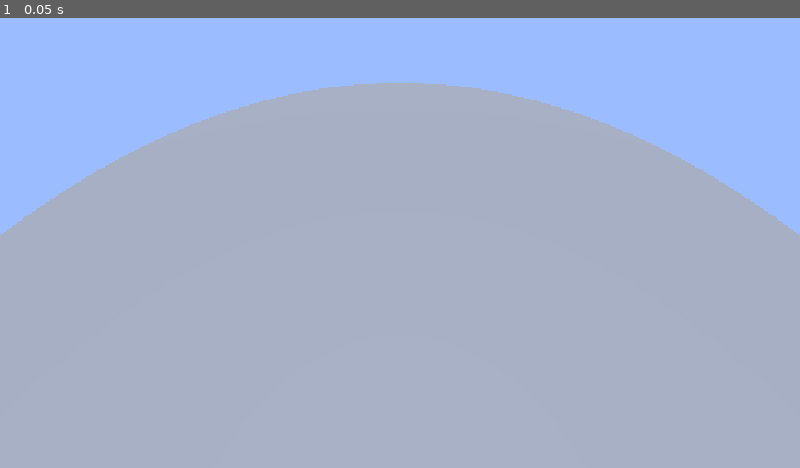
Above: before the commit, frame 1.
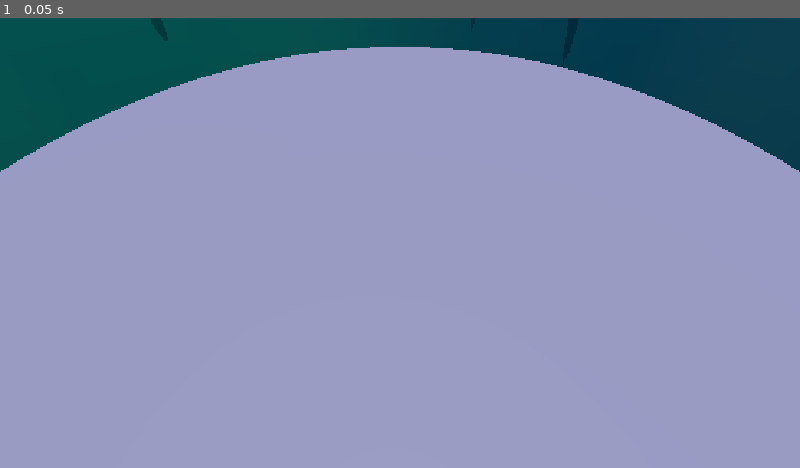
Above: after the commit, the same moment.

Repository: JZxAkuma/Game-Prototype-3
Game: Godot game, scene res://DO NOT TOUCH/Scene/minigames/sumo_scene.tscn
The game is run twice, just before and just after one commit, with the same random seed, the same clock (stepped at 60 frames per second) and the same inputs. This scene is started directly instead of the project's main scene.
Inputs:
- Up to frame 1 (0.05 s): no input

The runs differ from the first frame. In frame 1, 26% of the frame differs, in the area x 0-100%, y 0-49%.
Error in both runs: Invalid access to property or key 'mini_game_name' on a base object of type 'Nil'. (res://DO)

Commit message:
Added some basic decos to sumo
Sky, mountains

Diff:
--- /dev/null
+++ b/DO NOT TOUCH/Environmental Assets/Mountains/distant_mountains.tscn
@@ -0,0 +1,16 @@
+[gd_scene format=3 uid="uid://cxxi2ufdru7t5"]
+
+[ext_resource type="PackedScene" uid="uid://bn7eaco5lopb5" path="res://DO NOT TOUCH/Environmental Assets/Mountains/DistantMountains.fbx" id="1_c07u7"]
+[ext_resource type="Texture2D" uid="uid://dlsludhhqej2r" path="res://DO NOT TOUCH/Environmental Assets/Mountains/DistantMountains_standardSurface1_BaseColor.png" id="2_xhh5f"]
+
+[sub_resource type="StandardMaterial3D" id="StandardMaterial3D_g11rf"]
+transparency = 2
+alpha_scissor_threshold = 0.5
+alpha_antialiasing_mode = 0
+albedo_texture = ExtResource("2_xhh5f")
+
+[node name="DistantMountains" unique_id=211699623 instance=ExtResource("1_c07u7")]
+
+[node name="pCylinder1" parent="." index="0" unique_id=102367757]
+transform = Transform3D(100, 0, 0, 0, 23.205, 0, 0, 0, 100, 0, 0, 0)
+surface_material_override/0 = SubResource("StandardMaterial3D_g11rf")
--- /dev/null
+++ b/DO NOT TOUCH/Environmental Assets/Mountains/distant_mountainsDark.tscn
@@ -0,0 +1,16 @@
+[gd_scene format=3 uid="uid://bkhaw55tjgsej"]
+
+[ext_resource type="PackedScene" uid="uid://bn7eaco5lopb5" path="res://DO NOT TOUCH/Environmental Assets/Mountains/DistantMountains.fbx" id="1_1w5hg"]
+[ext_resource type="Texture2D" uid="uid://dlsludhhqej2r" path="res://DO NOT TOUCH/Environmental Assets/Mountains/DistantMountains_standardSurface1_BaseColor.png" id="2_kpgva"]
+
+[sub_resource type="StandardMaterial3D" id="StandardMaterial3D_kpgva"]
+transparency = 2
+alpha_scissor_threshold = 0.5
+alpha_antialiasing_mode = 0
+albedo_color = Color(0, 0.7153084, 0.7178039, 1)
+albedo_texture = ExtResource("2_kpgva")
+
+[node name="DistantMountains" unique_id=211699623 instance=ExtResource("1_1w5hg")]
+
+[node name="pCylinder1" parent="." index="0" unique_id=102367757]
+surface_material_override/0 = SubResource("StandardMaterial3D_kpgva")
--- a/DO NOT TOUCH/Scene/minigames/sumo_scene.tscn
+++ b/DO NOT TOUCH/Scene/minigames/sumo_scene.tscn
@@ -2,14 +2,26 @@
 
 [ext_resource type="Script" uid="uid://b8cxdm0l6f1ab" path="res://DO NOT TOUCH/Script/minigame/minigamebase.gd" id="1_uf4g4"]
 [ext_resource type="Script" uid="uid://bx3kx57jxf8y6" path="res://DO NOT TOUCH/Script/tutorial_layer.gd" id="2_xvggm"]
+[ext_resource type="Shader" uid="uid://c1alju3yplb4m" path="res://DO NOT TOUCH/shader/SkyScroller.gdshader" id="3_kvsk5"]
+[ext_resource type="Texture2D" uid="uid://cols7mqcx0dji" path="res://DO NOT TOUCH/Environmental Assets/Sky Scroller/Skybox.png" id="4_g11rf"]
+[ext_resource type="PackedScene" uid="uid://bkhaw55tjgsej" path="res://DO NOT TOUCH/Environmental Assets/Mountains/distant_mountainsDark.tscn" id="5_g11rf"]
+[ext_resource type="PackedScene" uid="uid://cxxi2ufdru7t5" path="res://DO NOT TOUCH/Environmental Assets/Mountains/distant_mountains.tscn" id="6_mb2rj"]
 
 [sub_resource type="CylinderMesh" id="CylinderMesh_aygv5"]
 top_radius = 1.0
 bottom_radius = 1.0
 
+[sub_resource type="ShaderMaterial" id="ShaderMaterial_ogtmr"]
+shader = ExtResource("3_kvsk5")
+shader_parameter/sky_texture = ExtResource("4_g11rf")
+
+[sub_resource type="Sky" id="Sky_8i1bb"]
+sky_material = SubResource("ShaderMaterial_ogtmr")
+
 [sub_resource type="Environment" id="Environment_aygv5"]
-background_mode = 1
+background_mode = 2
 background_color = Color(0.60643685, 0.73594505, 1, 1)
+sky = SubResource("Sky_8i1bb")
 
 [node name="sumo_scene" type="Node3D" unique_id=99076843 node_paths=PackedStringArray("players_root", "spawns")]
 script = ExtResource("1_uf4g4")
@@ -104,9 +116,16 @@
 
 [node name="Camera3D" type="Camera3D" parent="Game scene" unique_id=1333039741]
 transform = Transform3D(1, 0, 0, 0, 0.70710677, 0.70710677, 0, -0.70710677, 0.70710677, 0, 22, 26)
+fov = 64.1
 
 [node name="WorldEnvironment" type="WorldEnvironment" parent="Game scene" unique_id=1936528512]
 environment = SubResource("Environment_aygv5")
 
 [node name="DirectionalLight3D" type="DirectionalLight3D" parent="Game scene" unique_id=1776562918]
 transform = Transform3D(1, 0, 0, 0, -5.9604645e-08, 1, 0, -1, -5.9604645e-08, 0, 182, 0)
+
+[node name="DistantMountains2" parent="Game scene" unique_id=211699623 instance=ExtResource("5_g11rf")]
+transform = Transform3D(5, 0, 0, 0, 17.135826, 0, 0, 0, 5, 0, 6.3551264, 0)
+
+[node name="DistantMountains" parent="Game scene" unique_id=1920771075 instance=ExtResource("6_mb2rj")]
+transform = Transform3D(0.548343, 0, -0.8362535, 0, 1.7501113, 0, 0.8362535, 0, 0.548343, 0, 3.2667646, 0)
--- /dev/null
+++ b/DO NOT TOUCH/shader/SkyScroller.gdshader
@@ -0,0 +1,14 @@
+shader_type sky;
+
+//Takes in the custom sky as an img
+uniform sampler2D sky_texture;
+
+void sky() {
+	// Called for every visible pixel in the sky background, as well as all pixels
+	// in the radiance cubemap.
+    vec2 uv = SKY_COORDS;
+
+    uv.x += TIME * 0.002;
+
+    COLOR = texture(sky_texture, uv).rgb;
+}
Binary file added: DO NOT TOUCH/Environmental Assets/Mountains/DistantMountains.fbx
Not shown, added: DO NOT TOUCH/Environmental Assets/Mountains/DistantMountains.fbx.import
Binary file added: DO NOT TOUCH/Environmental Assets/Mountains/DistantMountains_standardSurface1_BaseColor.png
Not shown, added: DO NOT TOUCH/Environmental Assets/Mountains/DistantMountains_standardSurface1_BaseColor.png.import
Binary file added: DO NOT TOUCH/Environmental Assets/Sky Scroller/Skybox.png
Not shown, added: DO NOT TOUCH/Environmental Assets/Sky Scroller/Skybox.png.import
Not shown, added: DO NOT TOUCH/shader/SkyScroller.gdshader.uid
